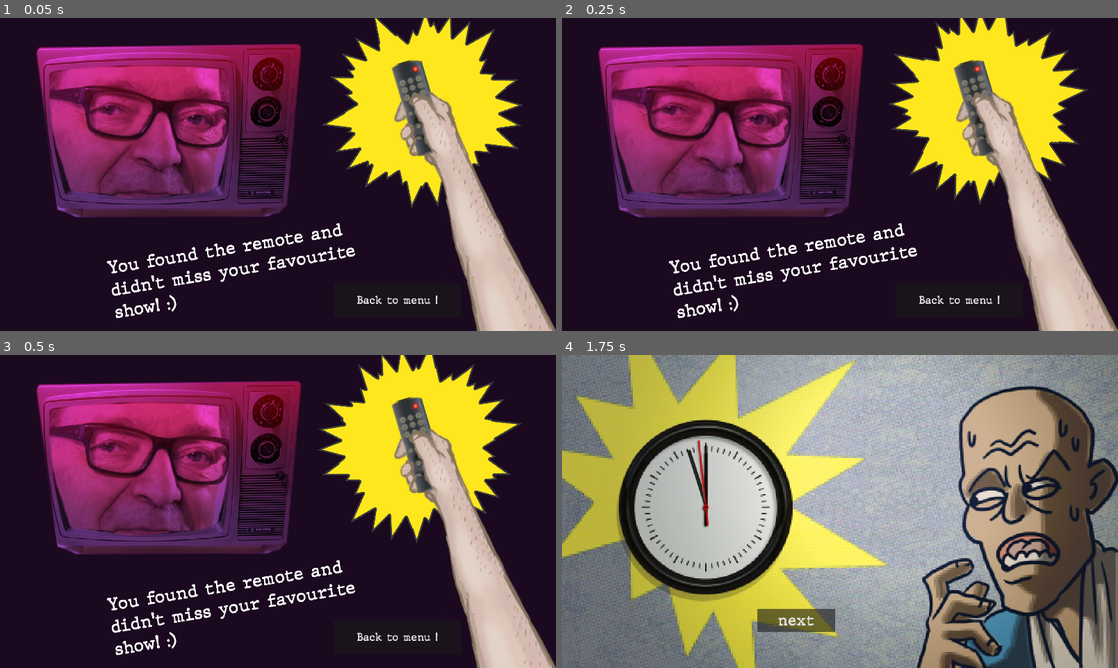
Above: before the commit, frames 1-4 (two rows, left to right).
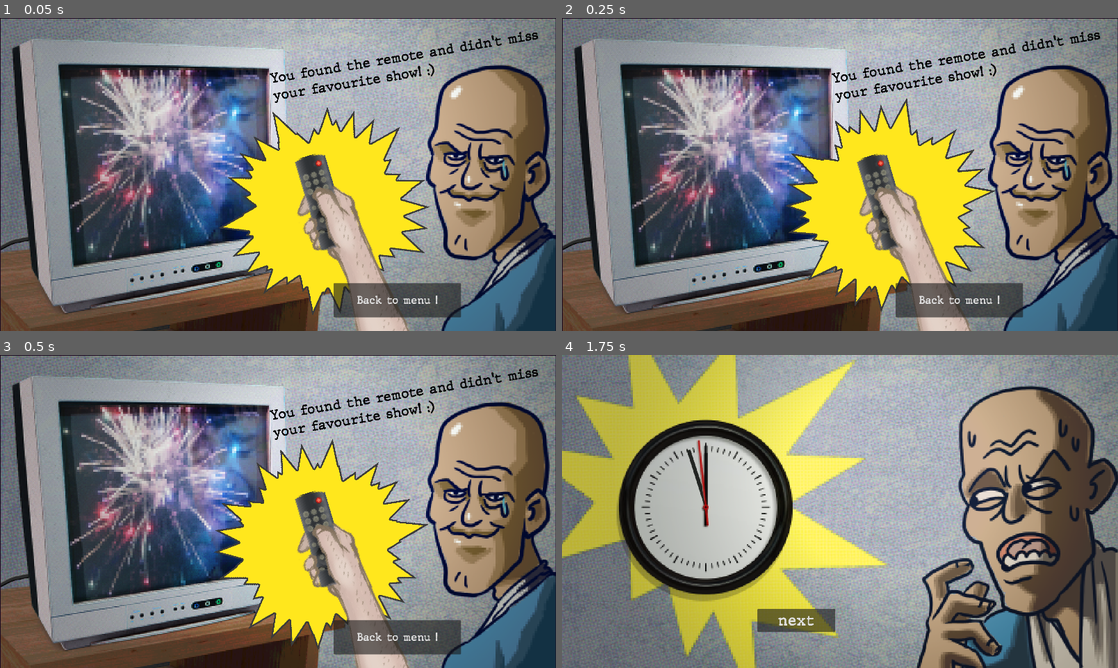
Above: after the commit, the same moments.

Repository: Hesuvius/LOST_CONTROL
Game: Godot game, scene res://Winning_scene/Win.tscn
Same seed, same stepped clock (60 frames per second), same inputs: the game is played once before the commit and once after it. This scene is started directly instead of the project's main scene.
Inputs:
- Up to frame 1 (0.05 s): no input
- Up to frame 2 (0.25 s): no input
- Up to frame 3 (0.5 s): no input
- Up to frame 4 (1.75 s): click "Back to menu !" at 0.5 s; click "start" at 1.25 s

The runs differ from the first frame. In frame 1, 95% of the frame differs, in the area x 0-100%, y 0-100%; in frame 2, 95%; in frame 3, 95%; in frame 4, nothing differs.

Commit message:
fixing fail and win scenes

Diff:
--- a/Lost Control/Lose_scene/Lose.tscn
+++ b/Lost Control/Lose_scene/Lose.tscn
@@ -1,8 +1,9 @@
-[gd_scene load_steps=4 format=3 uid="uid://dkqyrqcq5wpgs"]
+[gd_scene load_steps=5 format=3 uid="uid://dkqyrqcq5wpgs"]
 
 [ext_resource type="FontFile" uid="uid://h0v8h3l3cdpa" path="res://Fonts/typewriter font/JMH Typewriter-Bold.ttf" id="1_7qebn"]
 [ext_resource type="AudioStream" uid="uid://hw0d60di5860" path="res://sound and music/lost_remote_hidas_02.mp3" id="1_f46ax"]
 [ext_resource type="Script" path="res://Lose_scene/Back to menu button.gd" id="2_metpv"]
+[ext_resource type="Texture2D" uid="uid://2xkphw8mbvkb" path="res://graphics/loss.png" id="4_m46gh"]
 
 [node name="Lose" type="Node2D"]
 
@@ -49,4 +50,9 @@
 text = "Try again.."
 script = ExtResource("2_metpv")
 
+[node name="Sprite2D" type="Sprite2D" parent="."]
+z_index = -15
+position = Vector2(959, 540)
+texture = ExtResource("4_m46gh")
+
 [connection signal="pressed" from="Back to menu button" to="Back to menu button" method="_on_pressed"]
--- a/Lost Control/Winning_scene/Win.tscn
+++ b/Lost Control/Winning_scene/Win.tscn
@@ -1,7 +1,8 @@
-[gd_scene load_steps=8 format=3 uid="uid://bj8dakdkh3eln"]
+[gd_scene load_steps=9 format=3 uid="uid://bj8dakdkh3eln"]
 
 [ext_resource type="FontFile" uid="uid://h0v8h3l3cdpa" path="res://Fonts/typewriter font/JMH Typewriter-Bold.ttf" id="1_ngjl6"]
 [ext_resource type="AudioStream" uid="uid://hw0d60di5860" path="res://sound and music/lost_remote_hidas_02.mp3" id="1_shaoi"]
+[ext_resource type="Texture2D" uid="uid://c7yc5p5675ioa" path="res://graphics/voittoruutu.png" id="2_6e542"]
 [ext_resource type="Texture2D" uid="uid://b6o1c6ab0crpu" path="res://graphics/win_arm.png" id="3_8ph4t"]
 [ext_resource type="Script" path="res://Lose_scene/Back to menu button.gd" id="4_1x4m3"]
 [ext_resource type="Texture2D" uid="uid://cx1secpxn3keu" path="res://graphics/win_effect.png" id="5_c222b"]
@@ -10,41 +11,34 @@
 
 [node name="Win" type="Node2D"]
 
-[node name="RichTextLabel" type="RichTextLabel" parent="."]
-texture_repeat = 2
-offset_left = 365.0
-offset_top = 826.0
-offset_right = 1246.0
-offset_bottom = 1315.0
-rotation = -0.164061
-theme_override_colors/default_color = Color(1, 1, 1, 1)
-theme_override_colors/font_outline_color = Color(0.658824, 0, 0.643137, 1)
-theme_override_fonts/normal_font = ExtResource("1_ngjl6")
-theme_override_font_sizes/normal_font_size = 60
-bbcode_enabled = true
-text = "You found the remote and didn't miss your favourite show! :)"
-
 [node name="MusicPlayer" type="AudioStreamPlayer" parent="."]
 stream = ExtResource("1_shaoi")
 volume_db = -20.0
 pitch_scale = 1.5
 autoplay = true
 
+[node name="Sprite2D" type="Sprite2D" parent="."]
+position = Vector2(960.222, 541)
+scale = Vector2(0.998148, 0.998148)
+texture = ExtResource("2_6e542")
+
 [node name="WinArm" type="Sprite2D" parent="."]
 z_index = 6
-position = Vector2(1605, 666)
+position = Vector2(1271, 991)
 rotation = -0.287979
 scale = Vector2(2.82207, 2.82207)
 texture = ExtResource("3_8ph4t")
 
 [node name="Salora" type="Sprite2D" parent="."]
+visible = false
 z_index = -1
 position = Vector2(593, 390)
 scale = Vector2(1.75949, 1.75949)
 texture = ExtResource("5_r1l01")
 
 [node name="WinEffect" type="Sprite2D" parent="."]
-position = Vector2(1453, 301)
+position = Vector2(1113, 653)
+scale = Vector2(1.0464, 1.0464)
 texture = ExtResource("5_c222b")
 script = ExtResource("5_f6mud")
 
@@ -67,4 +61,18 @@
 text = "Back to menu !"
 script = ExtResource("4_1x4m3")
 
+[node name="RichTextLabel" type="RichTextLabel" parent="."]
+texture_repeat = 2
+offset_left = 928.0
+offset_top = 180.0
+offset_right = 1951.0
+offset_bottom = 700.0
+rotation = -0.164061
+theme_override_colors/default_color = Color(0, 0, 0, 1)
+theme_override_colors/font_outline_color = Color(0.658824, 0, 0.643137, 1)
+theme_override_fonts/normal_font = ExtResource("1_ngjl6")
+theme_override_font_sizes/normal_font_size = 47
+bbcode_enabled = true
+text = "You found the remote and didn't miss your favourite show! :)"
+
 [connection signal="pressed" from="Back to menu button" to="Back to menu button" method="_on_pressed"]
--- a/Lost Control/start_menu/menu.tscn
+++ b/Lost Control/start_menu/menu.tscn
@@ -42,6 +42,7 @@
 text = "start"
 
 [node name="next_btn" type="Button" parent="main_menu_graphics/buttons"]
+visible = false
 z_index = 5
 offset_left = 675.0
 offset_top = 876.0
Binary file added: Lost Control/graphics/loss.png
Not shown, added: Lost Control/graphics/loss.png.import
Binary file added: Lost Control/graphics/voittoruutu.png
Not shown, added: Lost Control/graphics/voittoruutu.png.import
